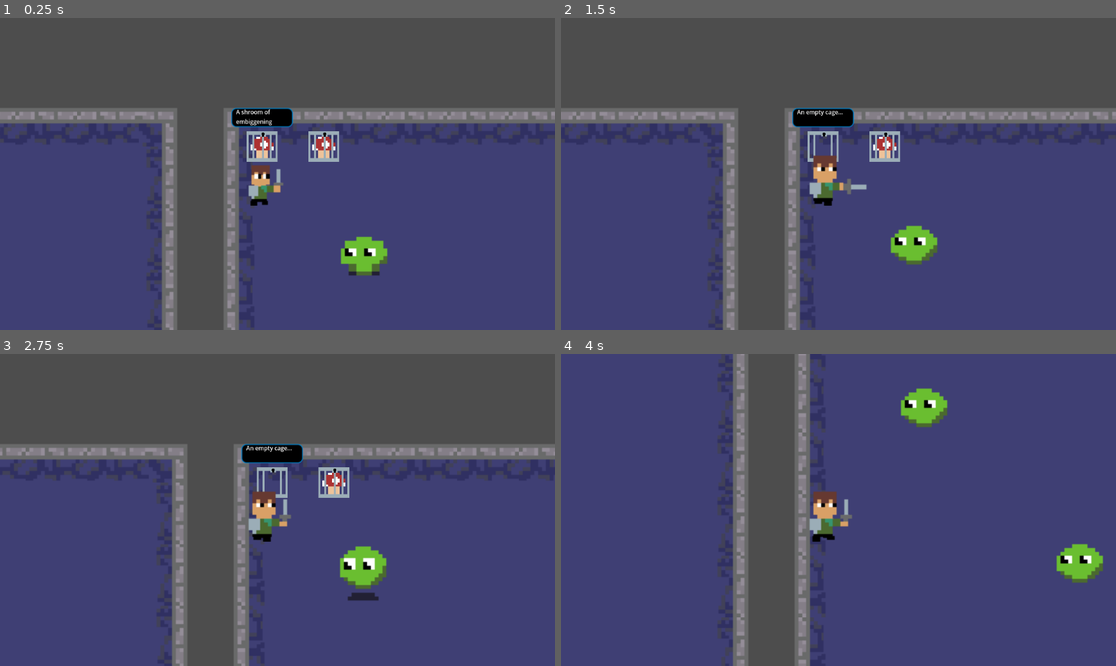
Above: before the commit, frames 1-4 (two rows, left to right).
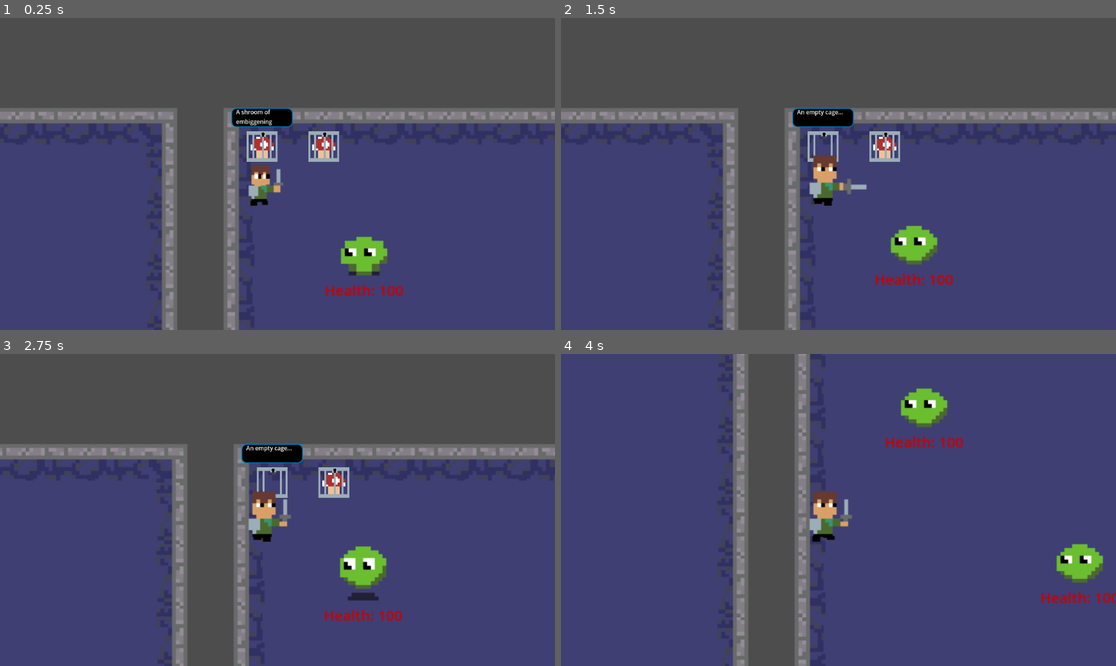
Above: after the commit, the same moments.

Repository: beml201/dungeon_game1
Game: Godot game, scene res://scenes/main.tscn
Same seed, same stepped clock (60 frames per second), same inputs: the game is played once before the commit and once after it.
Inputs (mouse positions are in pixels of both pictures, inside the frame that each line leads up to):
- Up to frame 1 (0.25 s): no input
- Up to frame 2 (1.5 s): move the mouse to (810, 236) at 0.52 s; hold W (up) from 0.53 s (still down); click (810, 236) at 0.6 s; move the mouse to (1005, 220) at 1.27 s; click (1005, 220) at 1.35 s
- Up to frame 3 (2.75 s): tap Enter at 2 s; move the mouse to (111, 463) at 2.02 s; release W (up) at 2.03 s; hold A (left) from 2.03 s (still down); click (111, 463) at 2.1 s
- Up to frame 4 (4 s): move the mouse to (866, 510) at 2.77 s; click (866, 510) at 2.85 s; tap Space at 3.5 s; move the mouse to (755, 432) at 3.52 s; release A (left) at 3.53 s; hold S (down) from 3.53 s (still down); click (755, 432) at 3.6 s

The runs differ from the first frame. In frame 1, 0.3% of the frame differs, in the area x 58-73%, y 85-90%; in frame 2, 0.3%; in frame 3, 0.3%; in frame 4, 0.5%, in the area x 58-100%, y 26-80%.

Commit message:
Added health label

Diff:
--- a/scenes/mob_slime.tscn
+++ b/scenes/mob_slime.tscn
@@ -81,6 +81,22 @@
 [node name="attack_cooldown" type="Timer" parent="."]
 wait_time = 0.5
 
+[node name="HealthLabel" type="Label" parent="."]
+anchors_preset = 7
+anchor_left = 0.5
+anchor_top = 1.0
+anchor_right = 0.5
+anchor_bottom = 1.0
+offset_left = -20.0
+offset_top = 32.0
+offset_right = 20.0
+offset_bottom = 55.0
+grow_horizontal = 2
+grow_vertical = 0
+theme_override_colors/font_color = Color(0.803922, 0, 0, 1)
+theme_override_font_sizes/font_size = 15
+text = "Health:"
+
 [connection signal="body_entered" from="view" to="." method="_on_view_body_entered"]
 [connection signal="body_exited" from="view" to="." method="_on_view_body_exited"]
 [connection signal="body_entered" from="enemy_hitbox" to="." method="_on_enemy_hitbox_body_entered"]
--- a/scripts/mob_slime.gd
+++ b/scripts/mob_slime.gd
@@ -10,11 +10,10 @@
 
 func _physics_process(delta):
 	get_node ("AnimationPlayer").play("jump")
+	$HealthLabel.text = "Health: "+str(max(0,health))
 	deal_with_damage()
 	if player_chase:
 		position += (player.global_position - global_position)/speed
-
-
 
 func _on_view_body_entered(body):
 	player = body
